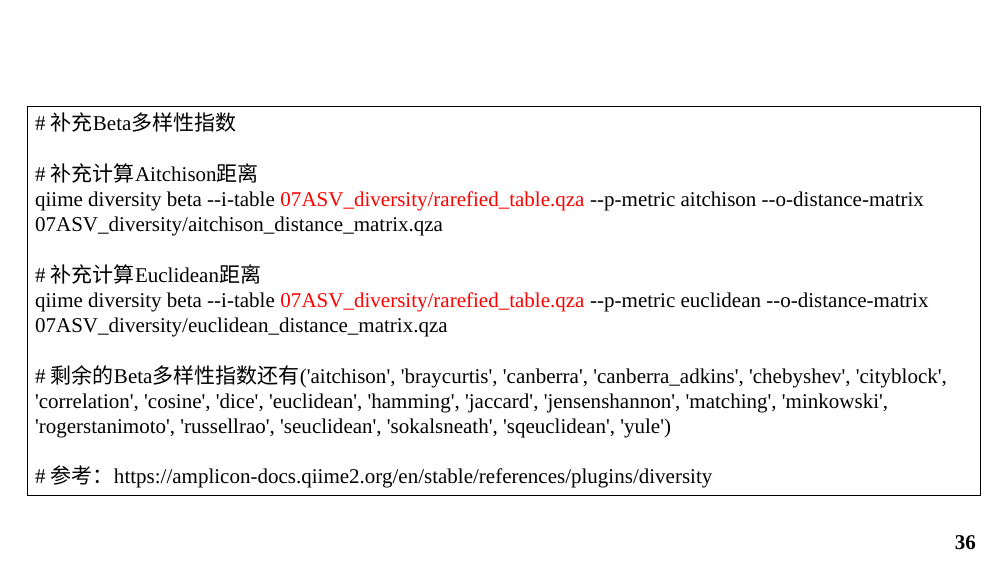
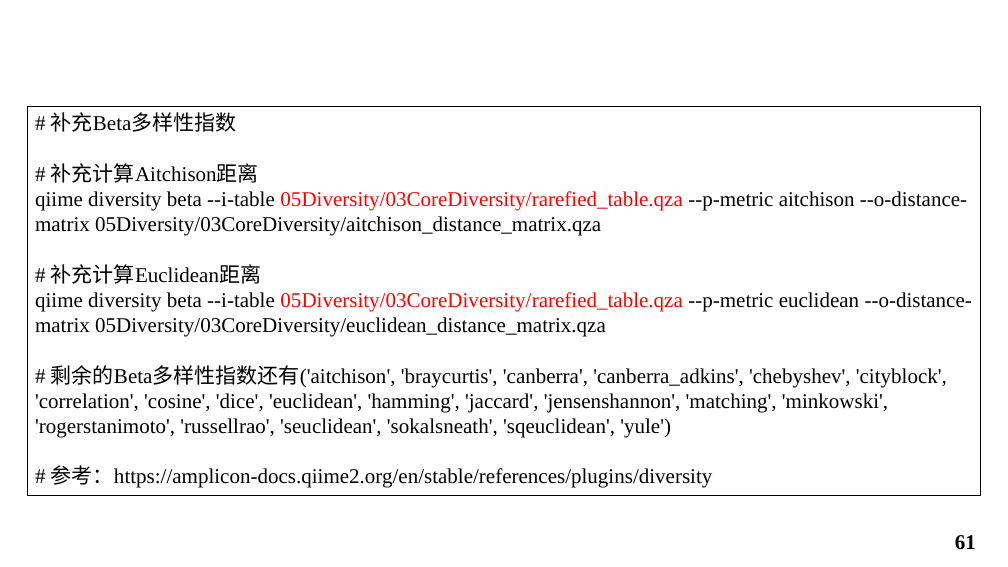
Before and after one commit to shueho/BioDataTools, a slide deck: slide 61 of Toy/16S.pptx (slide 36 before the commit). Drawn at 1008x567 pixels with LibreOffice and Linux fonts; fonts in the diff are those of the drawing; background and template pictures are left out. Boxes give left, top, right and bottom in pixels: in the first picture for what was removed or moved away, otherwise in the second. Text is boxed around its words. In the diff, an @@ line names an element or a change of style, - is before the commit and + after.

```diff
--- a/Toy/16S.pptx
+++ b/Toy/16S.pptx
@@ text in rectangle at (35,191,967,236): text changed @@
-qiime diversity beta --i-table 07ASV_diversity/rarefied_table.qza --p-metric aitchison --o-distance-matrix 07ASV_diversity/aitchison_distance_matrix.qza
+qiime diversity beta --i-table 05Diversity/03CoreDiversity/rarefied_table.qza --p-metric aitchison --o-distance-matrix 05Diversity/03CoreDiversity/aitchison_distance_matrix.qza
@@ text in rectangle at (35,292,972,337): text changed @@
-qiime diversity beta --i-table 07ASV_diversity/rarefied_table.qza --p-metric euclidean --o-distance-matrix 07ASV_diversity/euclidean_distance_matrix.qza
+qiime diversity beta --i-table 05Diversity/03CoreDiversity/rarefied_table.qza --p-metric euclidean --o-distance-matrix 05Diversity/03CoreDiversity/euclidean_distance_matrix.qza
@@ page number at (955,535,976,550): text changed @@
-36
+61
```
Also in this commit, not shown: 50 other slides changed, 20 slides added, 13 slides removed.
